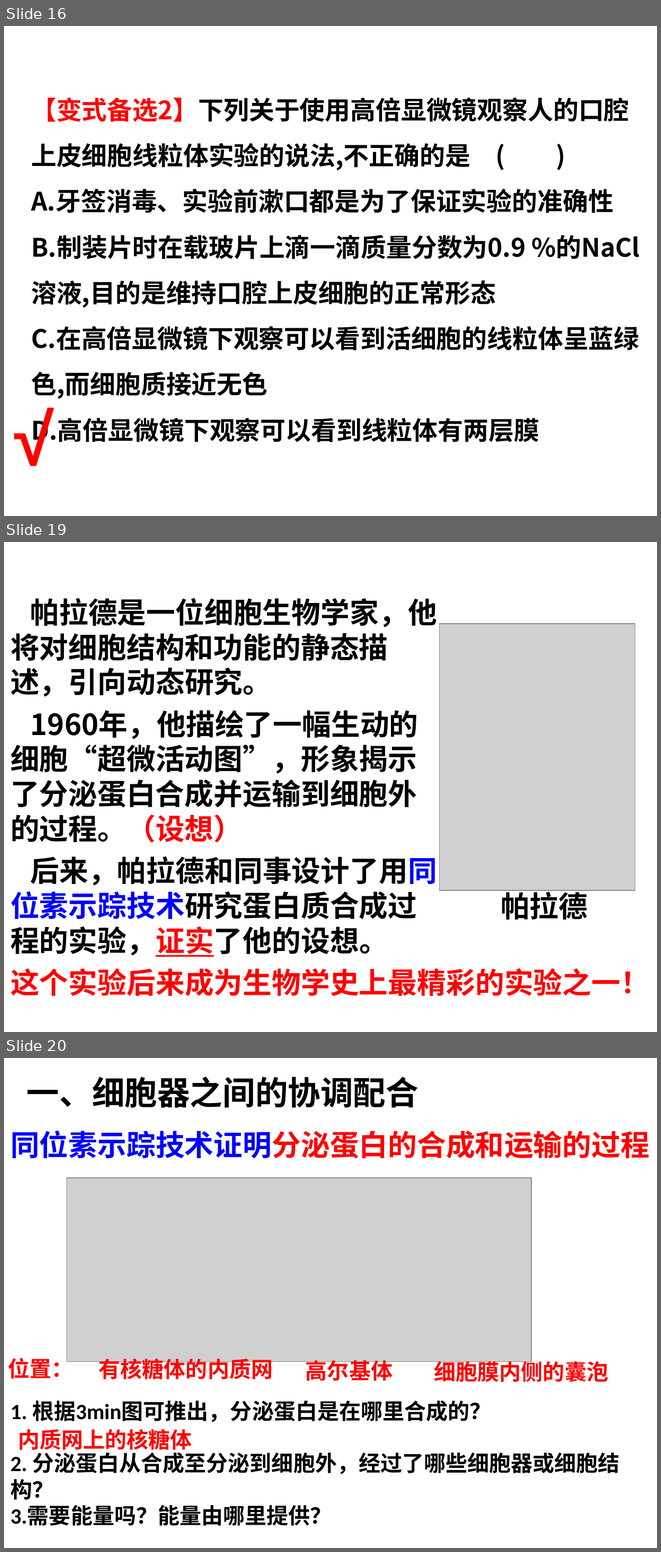
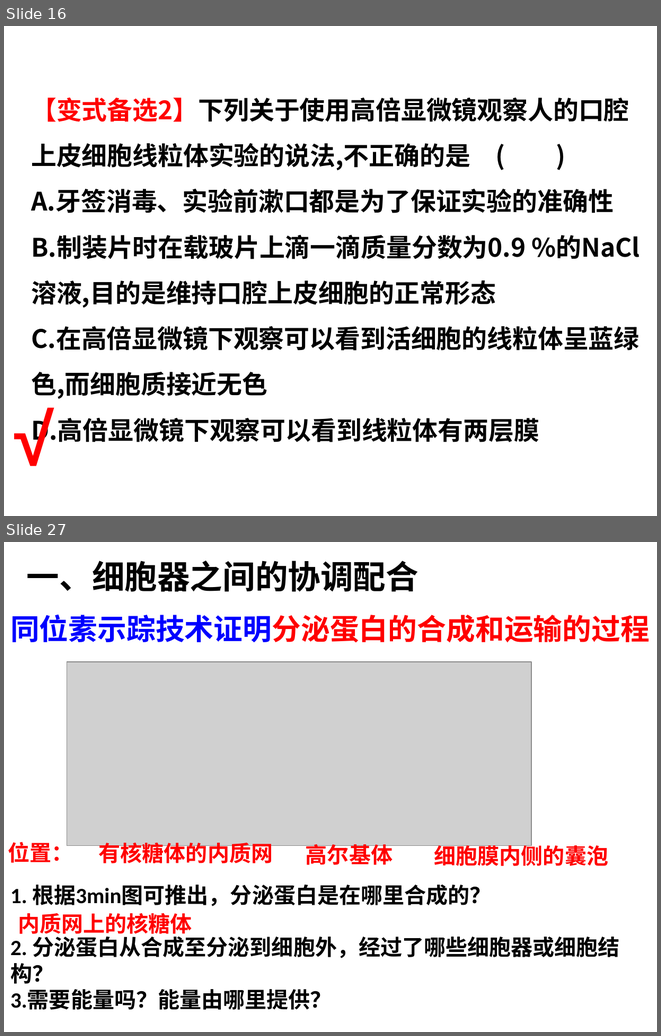
Before and after one commit to ZogeMung/class10, a slide deck: shengwu/rao3.2细胞器系统内的分工合作.ppt. Shown one above the other, each under a label of ours: slides 16, 19 and 20 before the commit, slides 16 and 27 after it; the slides between them are not shown. The pictures are 661x1552 and 661x1036 pixels, drawn with LibreOffice and Linux fonts; fonts in the diff are those of the drawing; grey boxes stand for pictures. Boxes give left, top, right and bottom in pixels: in the first picture for what was removed or moved away, otherwise in the second. Text is boxed around its words. In the diff, an @@ line names an element or a change of style, - is before the commit and + after.

```diff
--- a/shengwu/rao3.2细胞器系统内的分工合作.ppt
+++ b/shengwu/rao3.2细胞器系统内的分工合作.ppt
@@ slide 19 removed at (4, 542, 657, 1032), background #FFFFFF @@
@@ text removed at (10, 598, 437, 956) @@
-帕拉德是一位细胞生物学家，他将对细胞结构和功能的静态描述，引向动态研究。
-1960年，他描绘了一幅生动的细胞“超微活动图”，形象揭示了分泌蛋白合成并运输到细胞外的过程。（设想）
-后来，帕拉德和同事设计了用同位素示踪技术研究蛋白质合成过程的实验，证实了他的设想。
@@ picture removed at (440, 624, 635, 890) @@
@@ text removed at (501, 890, 588, 924) @@
-帕拉德
@@ text removed at (10, 968, 650, 996) @@
-这个实验后来成为生物学史上最精彩的实验之一！
@@ what was slide 20 is now slide 27 @@
```
Also in this commit, not shown: 2 slides changed, 13 slides added, 6 other slides removed, 4 other files.
